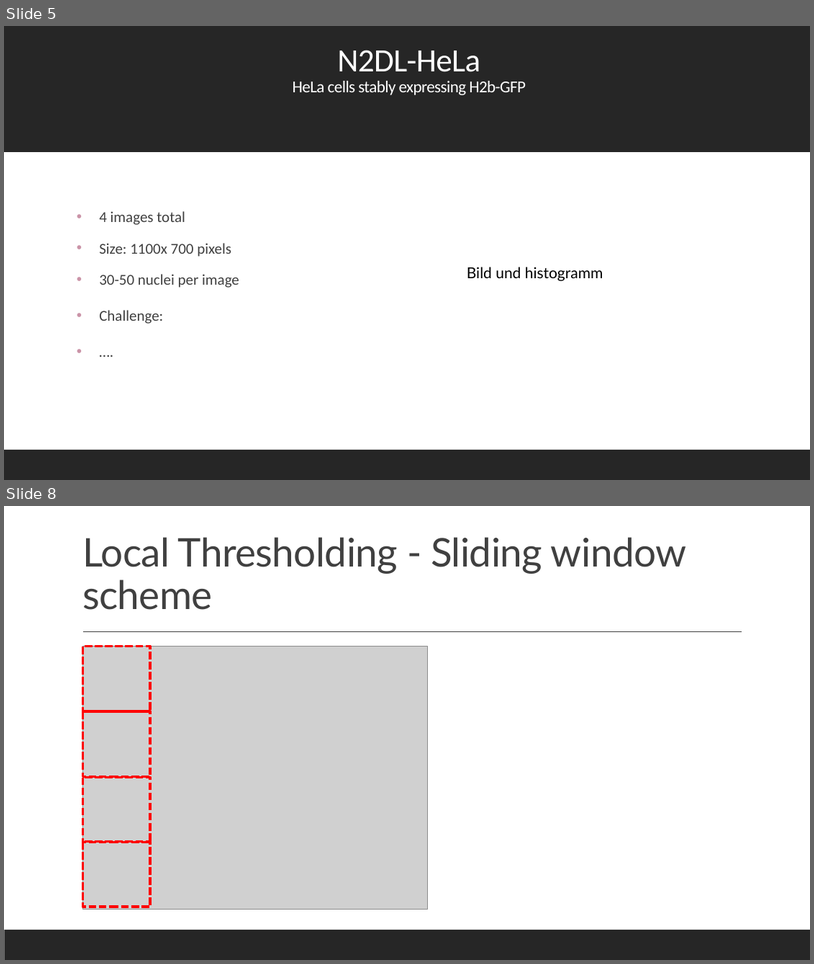
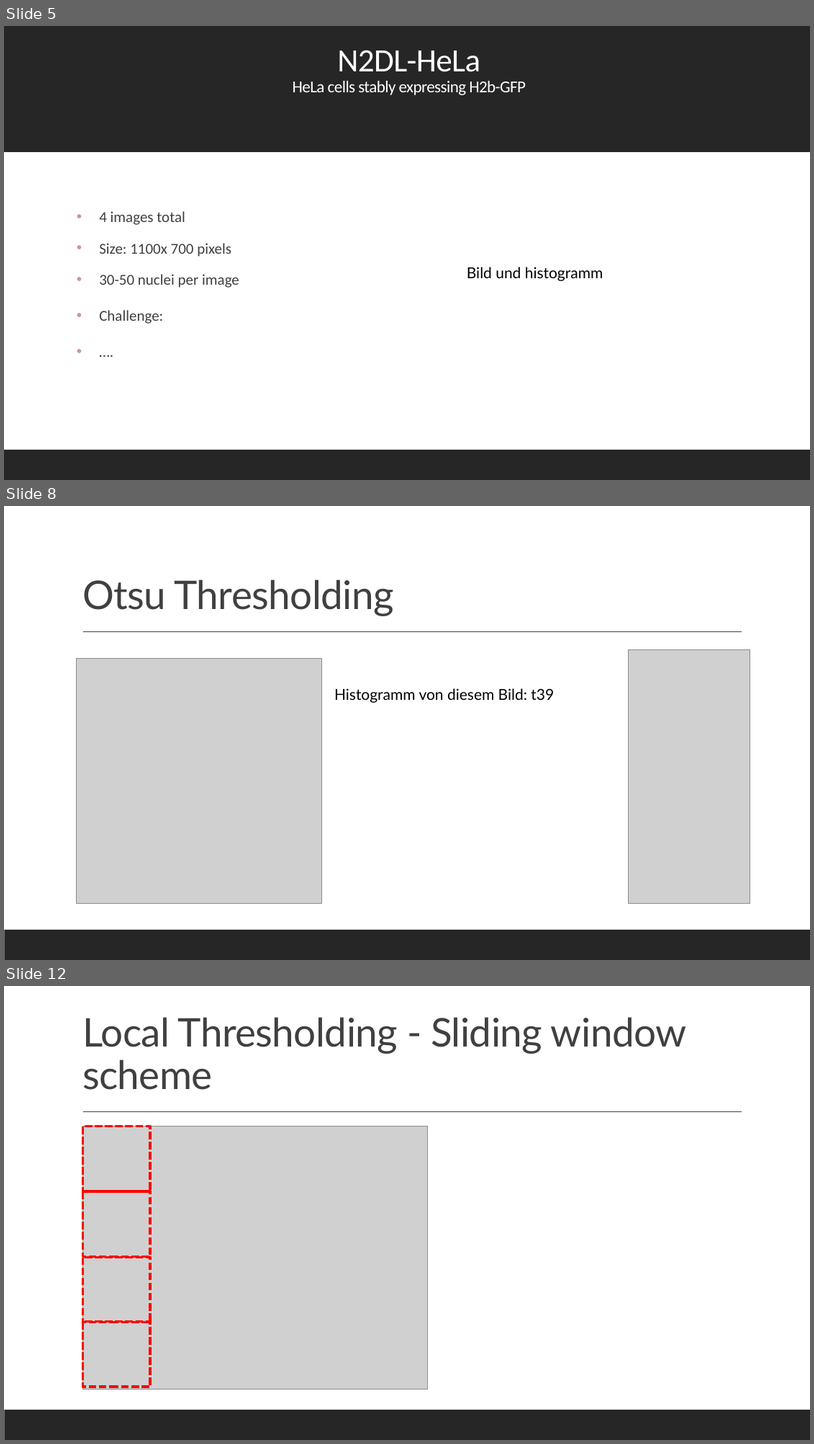
Before and after one commit to datascience-mobi-2022/2022-topic-01-team-04, a slide deck: presentation/layout(2).pptx. Shown one above the other, each under a label of ours: slides 5 and 8 before the commit, slides 5, 8 and 12 after it; the slides between them are not shown. The pictures are 814x964 and 814x1444 pixels, drawn with LibreOffice and Linux fonts; fonts in the diff are those of the drawing; grey boxes stand for pictures. Boxes give left, top, right and bottom in pixels: in the first picture for what was removed or moved away, otherwise in the second. Text is boxed around its words. In the diff, an @@ line names an element or a change of style, - is before the commit and + after.

Commit message:
Maribel slides ergänzt
es fehlen aber noch 1-2 Histogramme und ein bild

```diff
--- a/presentation/layout(2).pptx
+++ b/presentation/layout(2).pptx
@@ slide 8 added at (4,506,810,960), background #FFFFFF; not listed: 2 template elements that a slide beside it also shows @@
@@ title added at (82,579,394,616), 47 pt, text #404040 @@
+Otsu Thresholding
@@ picture added at (629,650,751,903) @@
@@ picture added at (77,658,322,903) @@
@@ text added at (334,688,554,703), 18 pt, text #000000 @@
+Histogramm von diesem Bild: t39
@@ what was slide 8 is now slide 12 @@
```
Also in this commit, not shown: 1 slide changed, 4 other slides added, 1 slide removed.
